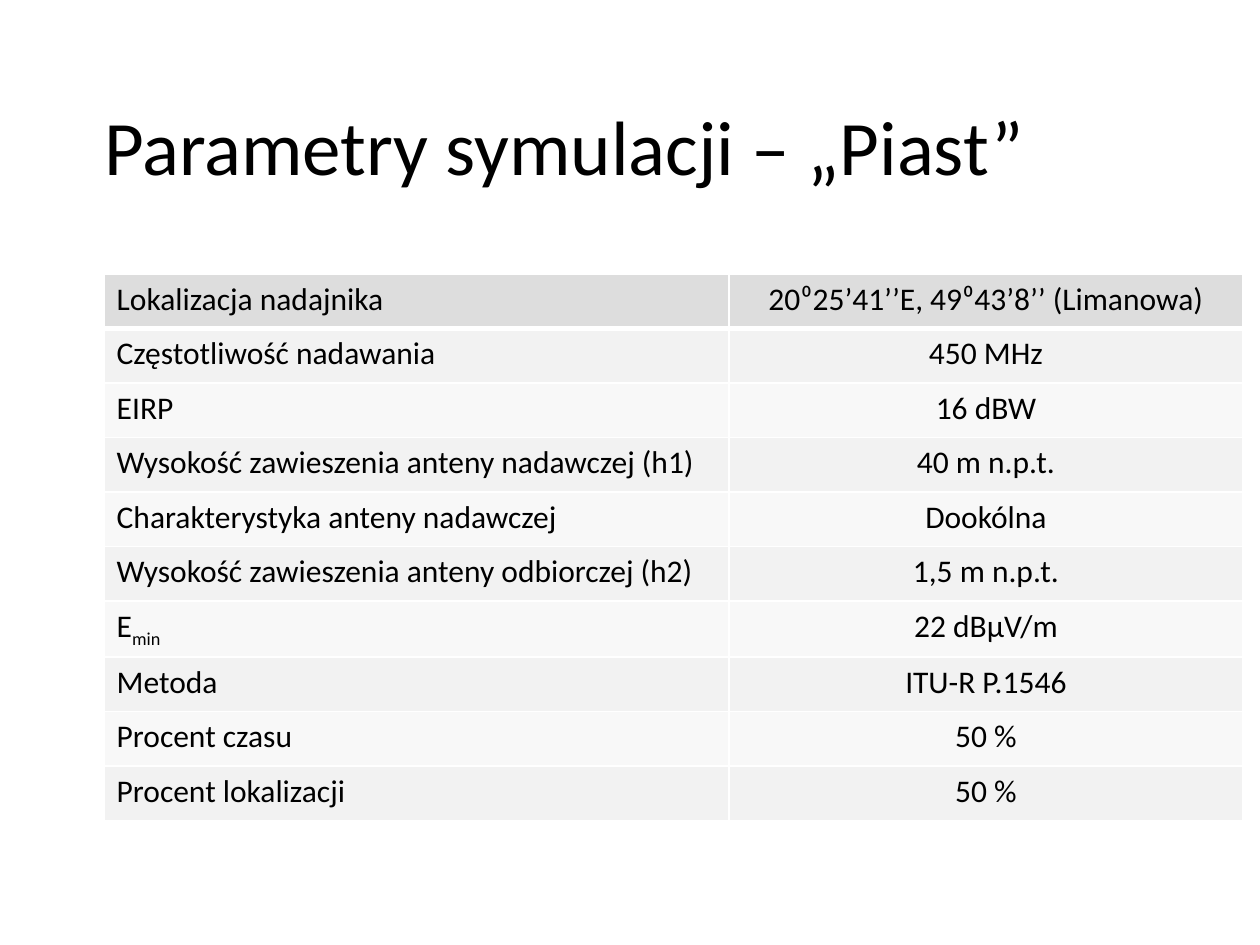
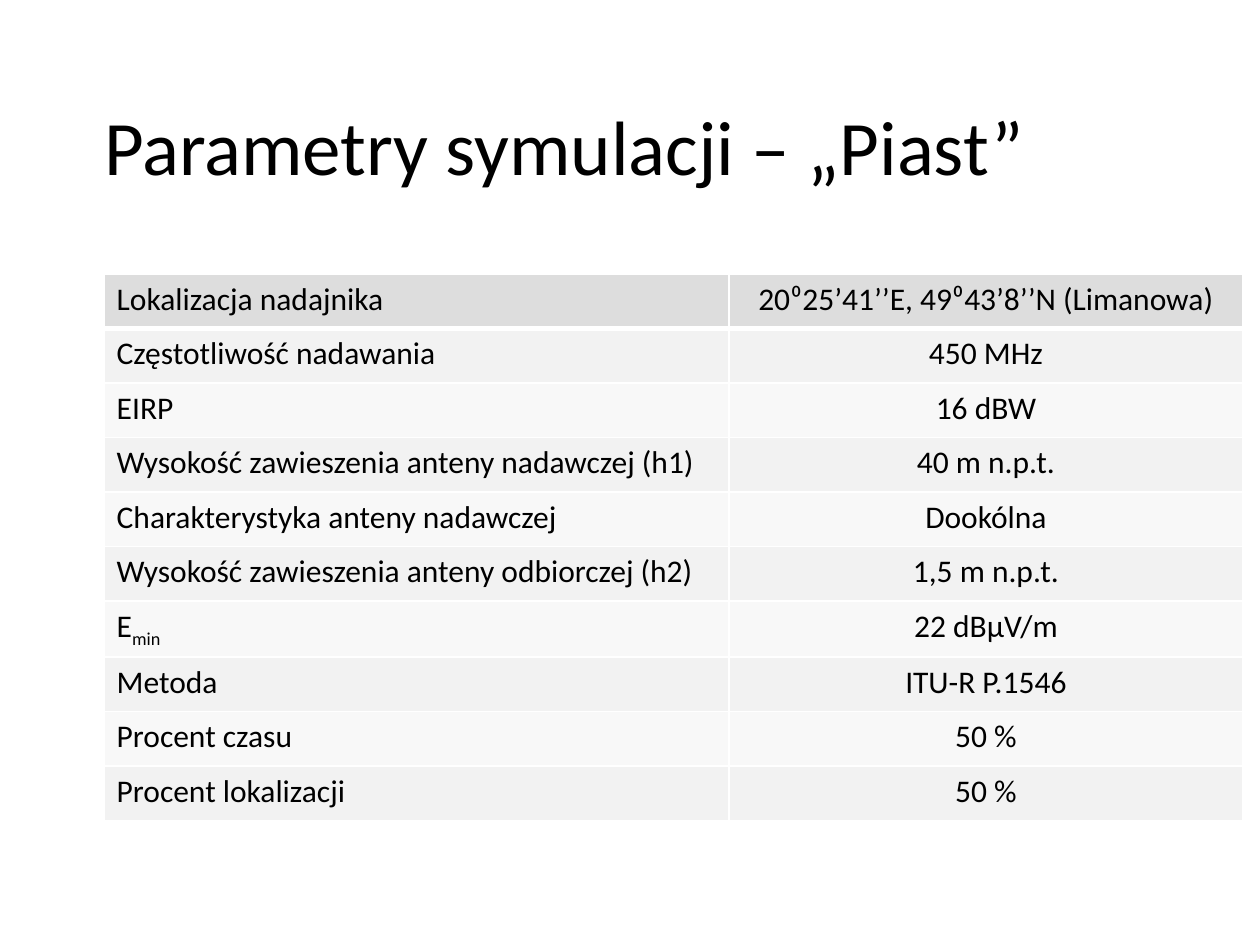
Before and after one commit to pwr227078/Reports, a slide deck: slide 9 of MT2 - Projekt/P2.pptx. Drawn at 1260x945 pixels with LibreOffice and Linux fonts; fonts in the diff are those of the drawing; background and template pictures are left out. Boxes give left, top, right and bottom in pixels: in the first picture for what was removed or moved away, otherwise in the second. Text is boxed around its words. In the diff, an @@ line names an element or a change of style, - is before the commit and + after.

Commit message:
pptx update

```diff
--- a/MT2 - Projekt/P2.pptx
+++ b/MT2 - Projekt/P2.pptx
@@ table at [105,275,1244,820] @@
-row 1, column 2: 20⁰25’41’’E, 49⁰43’8’’ (Limanowa)
+row 1, column 2: 20⁰25’41’’E, 49⁰43’8’’N (Limanowa)
```
Also in this commit, not shown: 1 other slide changed.
